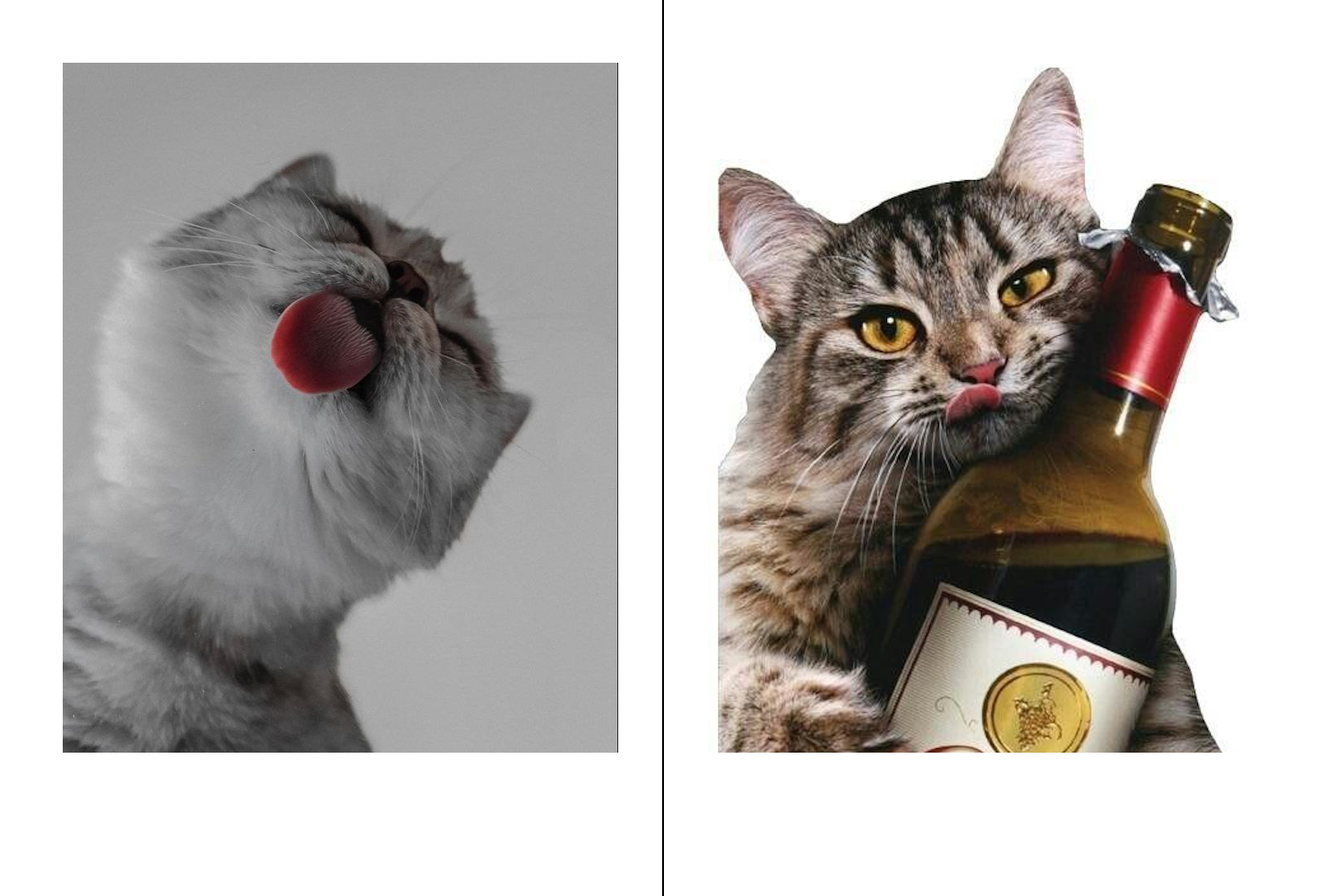
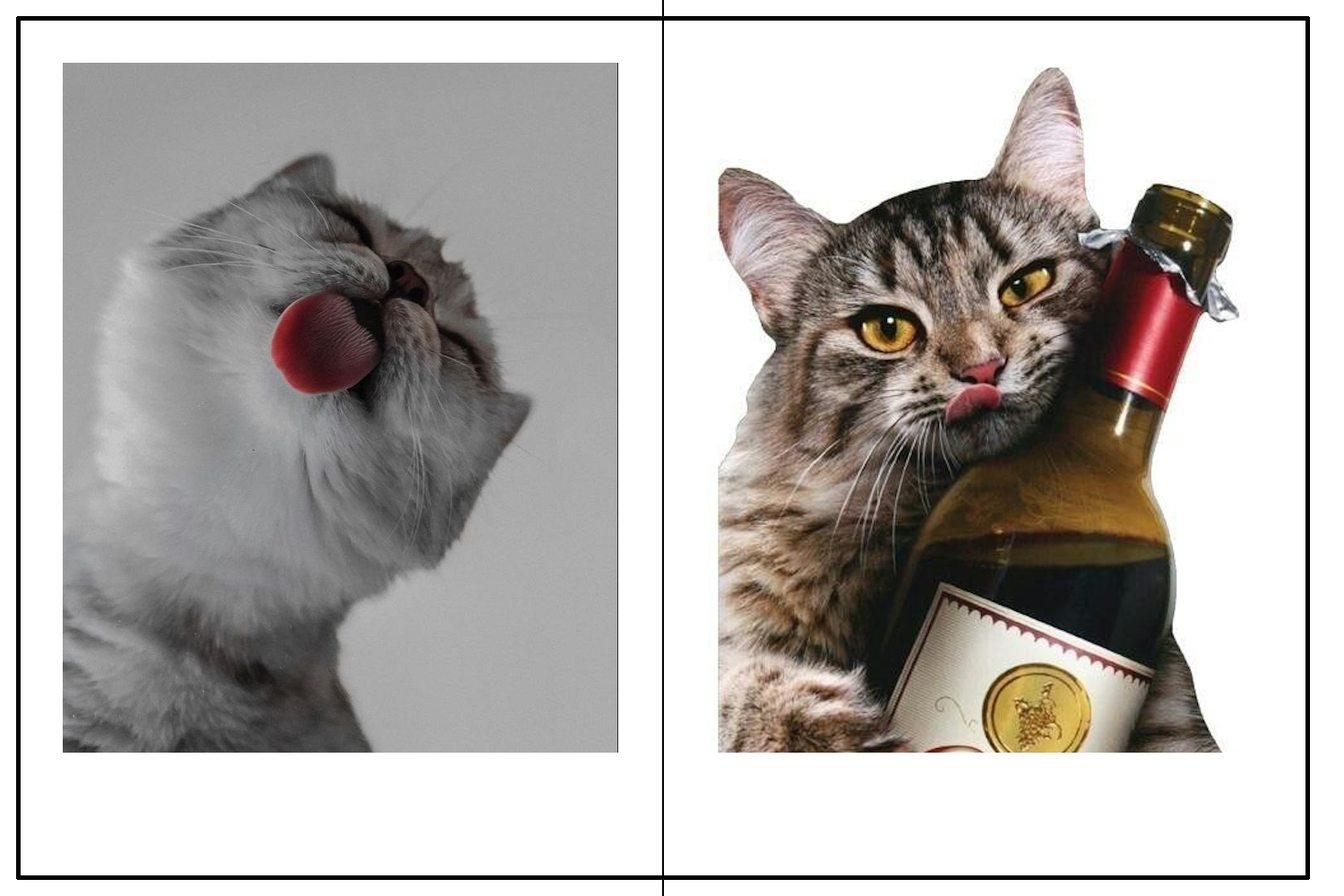
Layer changes from the first 1344x896 image to the second:
painted on "Layer #1" over [16, 16, 1310, 880]
